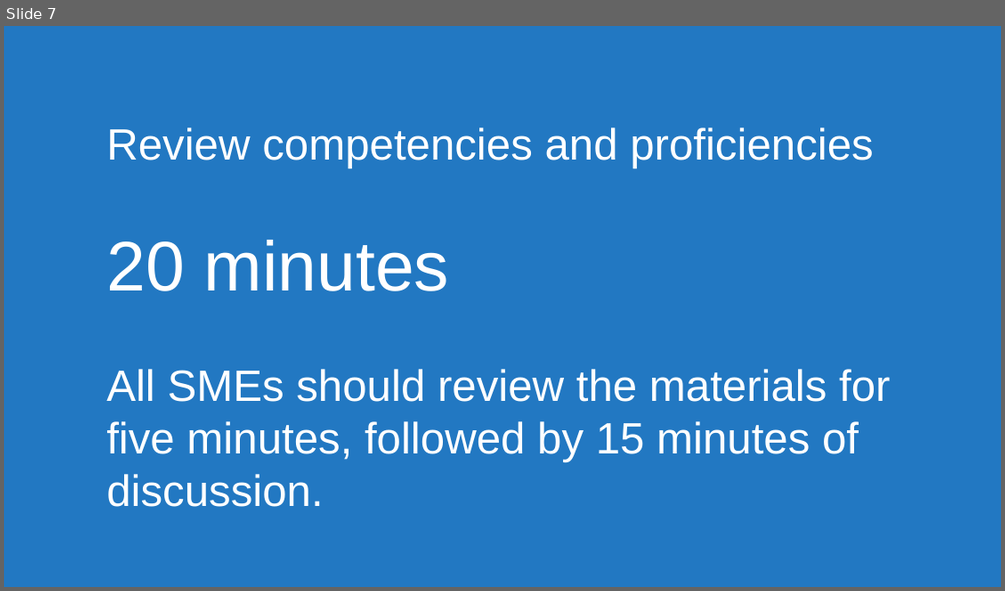
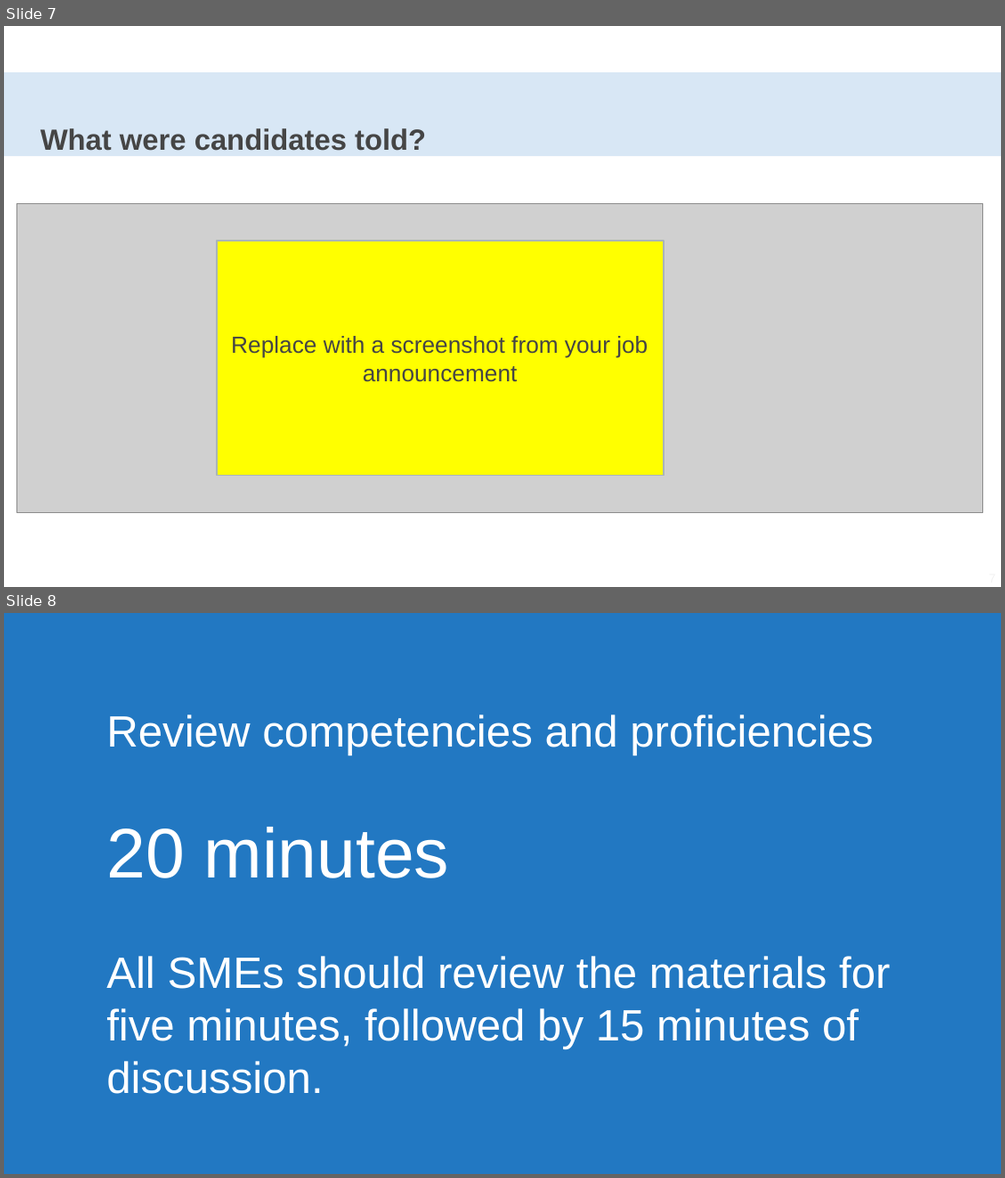
Before and after one commit to usds/SME-QA-Website, a slide deck: toolkit/resume-review/sme-training-resume-review.pptx. Shown one above the other, each under a label of ours: slide 7 before the commit, slides 7 and 8 after it. The pictures are 1005x591 and 1005x1178 pixels, drawn with LibreOffice and Linux fonts; fonts in the diff are those of the drawing; grey boxes stand for pictures. Boxes give left, top, right and bottom in pixels: in the first picture for what was removed or moved away, otherwise in the second. Text is boxed around its words. In the diff, an @@ line names an element or a change of style, - is before the commit and + after.

```diff
--- a/toolkit/resume-review/sme-training-resume-review.pptx
+++ b/toolkit/resume-review/sme-training-resume-review.pptx
@@ slide 7 added at box(4, 26, 1001, 587), background #FFFFFF @@
@@ title added at box(4, 72, 1001, 156), fill #D8E7F5, 40 pt, text #454545, bold @@
+What were candidates told?
@@ picture added at box(16, 204, 982, 513) @@
@@ rectangle added at box(217, 240, 663, 475), fill #FFFF00, outline #AAB6B7 2 pt, 32 pt, text #454545 @@
+Replace with a screenshot from your job announcement
@@ what was slide 7 is now slide 8 @@
```
Also in this commit, not shown: 1 slide changed.
